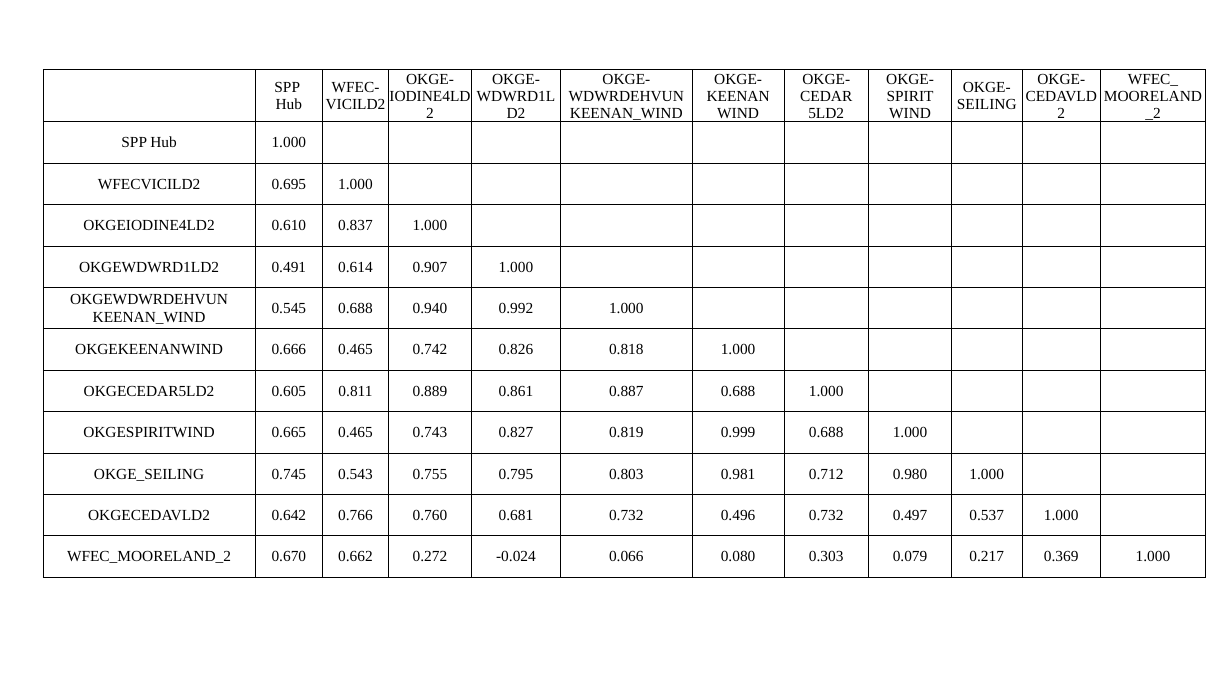
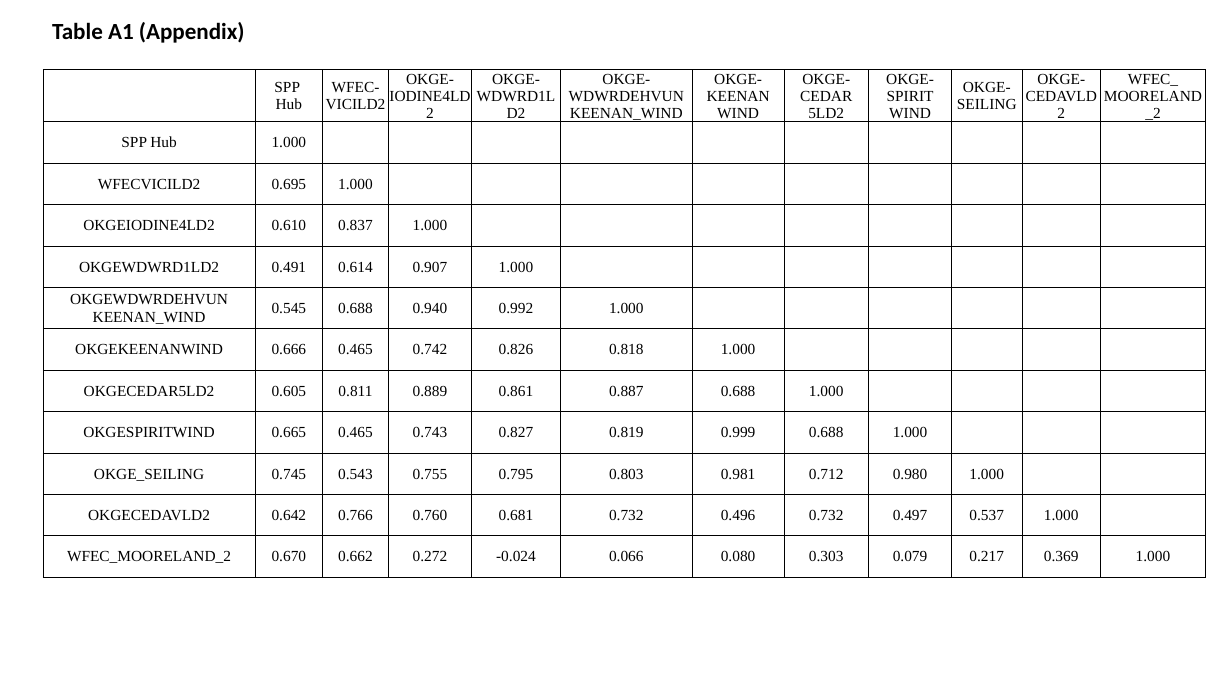
Before and after one commit to romulus97/Zach_research, a slide deck: slide 2 of figures.pptx. Drawn at 1232x693 pixels with LibreOffice and Linux fonts; fonts in the diff are those of the drawing. Boxes give left, top, right and bottom in pixels: in the first picture for what was removed or moved away, otherwise in the second. Text is boxed around its words. In the diff, an @@ line names an element or a change of style, - is before the commit and + after.

```diff
--- a/figures.pptx
+++ b/figures.pptx
@@ text added at bbox=[52, 22, 245, 43], 18 pt, text #000000, bold @@
+Table A1 (Appendix)
```
Also in this commit, not shown: 3 other slides changed, 8 slides added, 8 slides removed, 4 other files.
